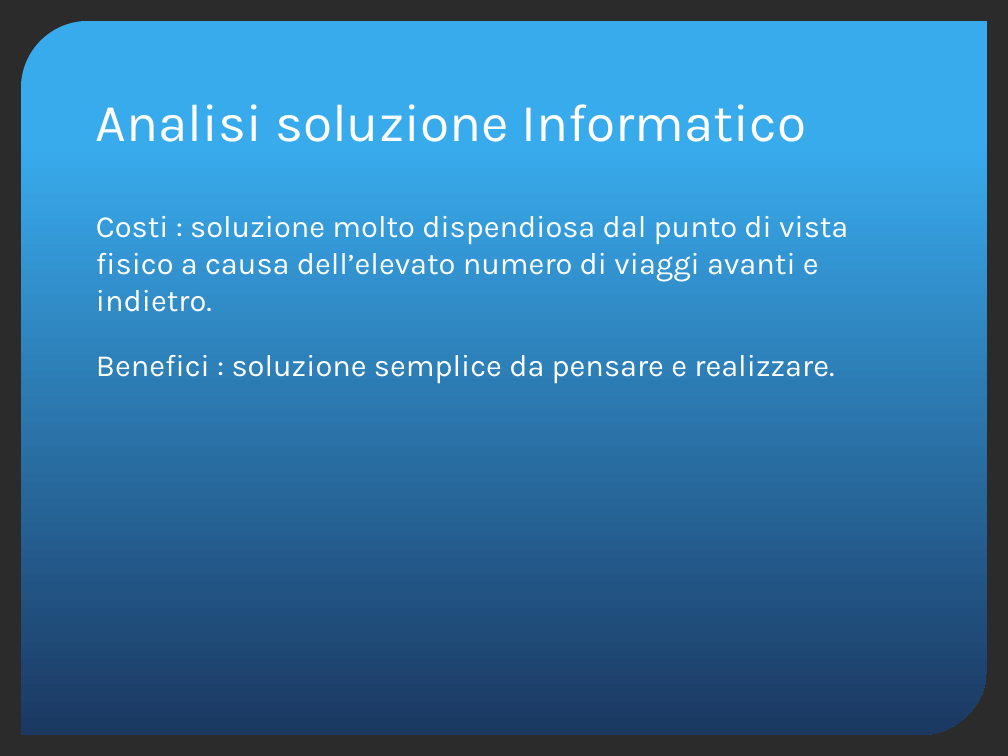
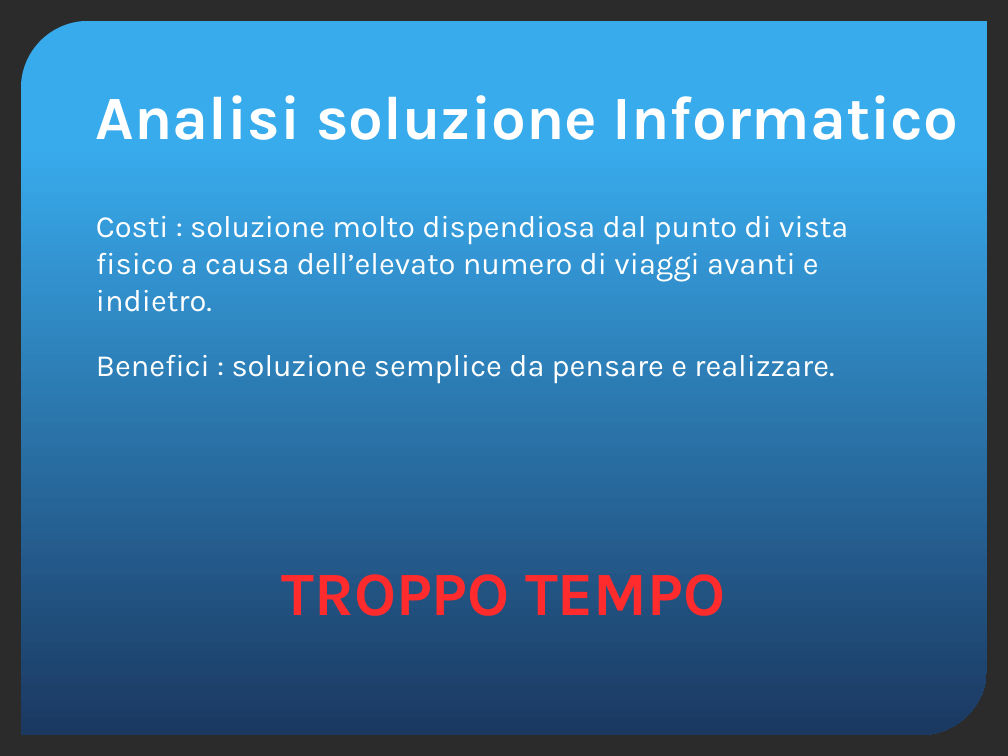
Before and after one commit to yan0z/ISW, a slide deck: slide 11 of Quesito4-presentazione.pptx. Drawn at 1008x756 pixels with LibreOffice and Linux fonts; fonts in the diff are those of the drawing; background and template pictures are left out; a plain dark background stands for a picture behind light text. Boxes give left, top, right and bottom in pixels: in the first picture for what was removed or moved away, otherwise in the second. Text is boxed around its words. In the diff, an @@ line names an element or a change of style, - is before the commit and + after.

```diff
--- a/Quesito4-presentazione.pptx
+++ b/Quesito4-presentazione.pptx
@@ title "Analisi soluzione Informatico" at [96, 95, 958, 140]: size 38 to 44 pt, bold on @@
@@ text added at [282, 574, 725, 616], 44 pt, text #FF2B2C, bold @@
+TROPPO TEMPO
```
Also in this commit, not shown: 9 other slides changed, 1 slide removed.
